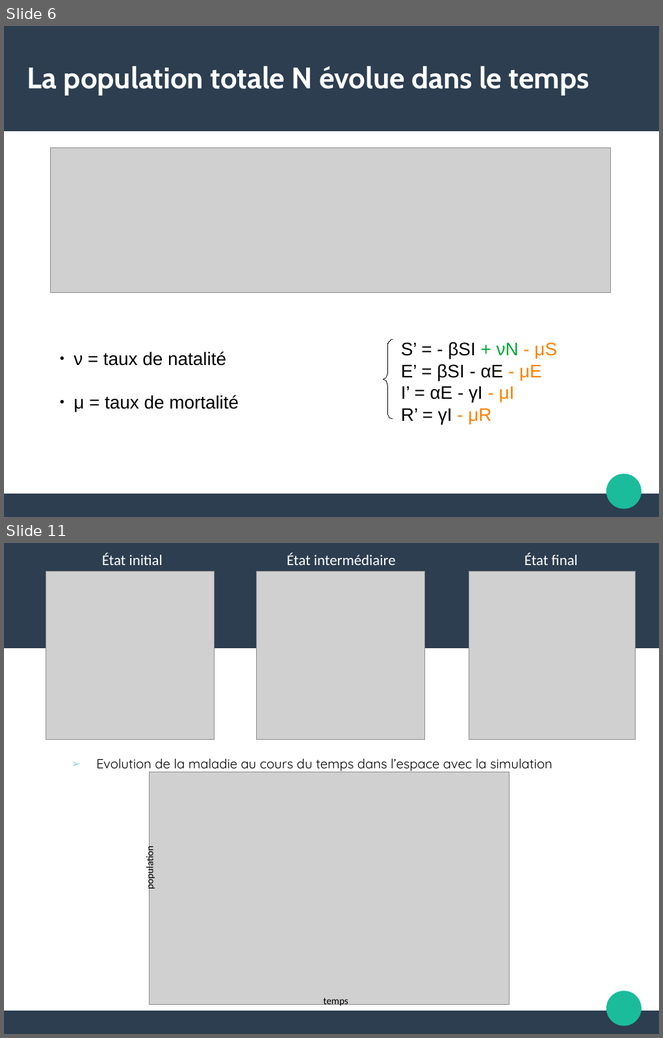
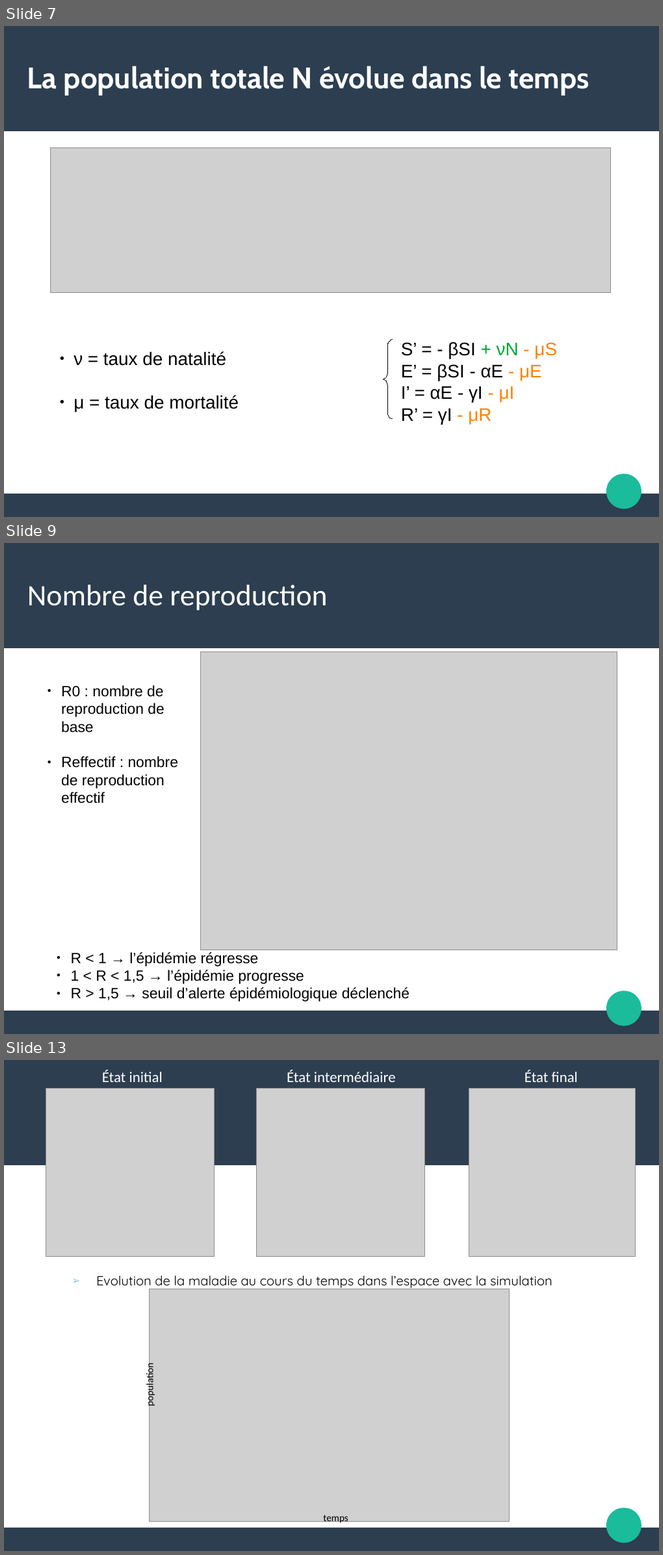
Before and after one commit to Alexia57/TIPE-2021-MP, a slide deck: Tipe_presentation.odp. Shown one above the other, each under a label of ours: slides 6 and 11 before the commit, slides 7, 9 and 13 after it; the slides between them are not shown. The pictures are 663x1038 and 663x1555 pixels, drawn with LibreOffice and Linux fonts; fonts in the diff are those of the drawing; grey boxes stand for pictures. Boxes give left, top, right and bottom in pixels: in the first picture for what was removed or moved away, otherwise in the second. Text is boxed around its words. In the diff, an @@ line names an element or a change of style, - is before the commit and + after.

```diff
--- a/Tipe_presentation.odp
+++ b/Tipe_presentation.odp
@@ slide 9 added at (4,543,659,1034), background #FFFFFF; not listed: 3 template elements that a slide beside it also shows @@
@@ title added at (27,585,327,611), 36 pt, text #FFFFFF @@
+Nombre de reproduction
@@ picture added at (201,652,618,951) @@
@@ text added at (61,685,178,804), 18 pt, text #000000 @@
+● R0 : nombre de reproduction de base
+● Reffectif : nombre de reproduction effectif
@@ text added at (71,953,410,1002), 18 pt, text #000000 @@
+● R < 1 → l’épidémie régresse
+● 1 < R < 1,5 → l’épidémie progresse
+● R > 1,5 → seuil d’alerte épidémiologique déclenché
@@ what was slide 6 is now slide 7 @@
@@ what was slide 11 is now slide 13 @@
```
Also in this commit, not shown: 3 slides changed, 3 other slides added, 2 slides removed, 12 other files.
